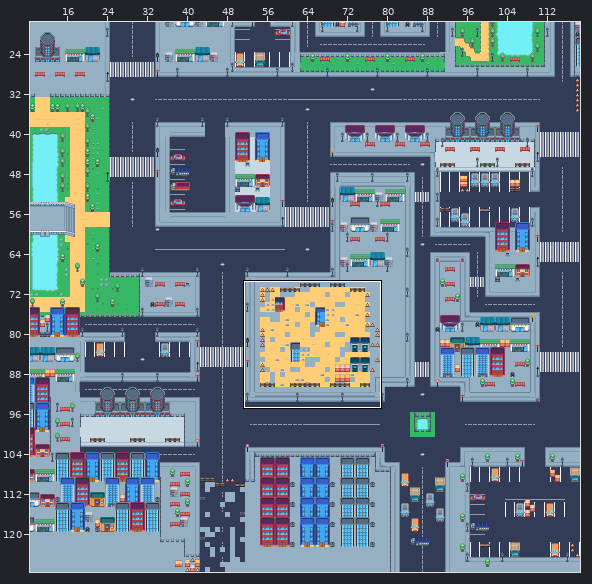
Tiled map, stored at assets/Mapas/mapa.tmx. Above: a wide view before the commit, with the close-up outlined.
Close-up. Before the commit:
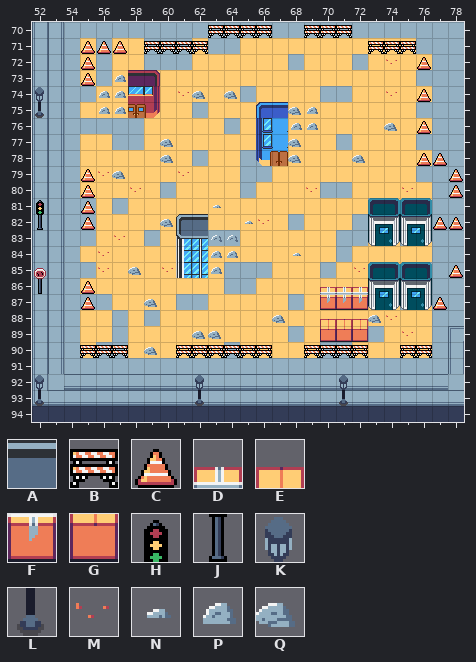
Cells are 16x16 px. Shown: x 52..78, y 70..94. The commit also changed other parts of the map, which this record leaves out.
Key: from "level1": A 141, B 537, C 543, D 738, E 740, F 802, G 804, H 1496, J 1560, K 1695, L 1759, M 3092, N 3093, P 3157, Q 3221.
_ is an empty cell.
Layers that did not change in this view are not listed.
Layer "hierba" before, first column x 52:
70 ___________BBBB__BBB_______
71 ___CCC_BBBB__________BBB___
72 ___C__________________M_C__
73 ___C_P_____________________
74 K___PP___MQ_Q_________M_C__
75 L___PP__________QP_________
76 ________________PP____Q_C__
77 ________Q_______Q__________
78 ________Q_______Q___Q___CC_
79 ___CMQ___M________________C
80 ___C__M__________M_____M__C
81 H__C_______N_______________
82 J__C____Q_A__NM__________CC
83 _____M_____PP______________
84 ____M______PP___N__________
85 ____M_Q_M__P________M_____C
86 ___C______________DDD______
87 ___C___Q__________FFF____C_
88 _______________Q__EEEQM____
89 __________QQ______GGG__M___
90 ___BBB_Q_BBBBBB__BBBB__BB__
91 ___________________________
92 K_________K________K_______
93 L_________L________L_______
94 ___________________________
The result:
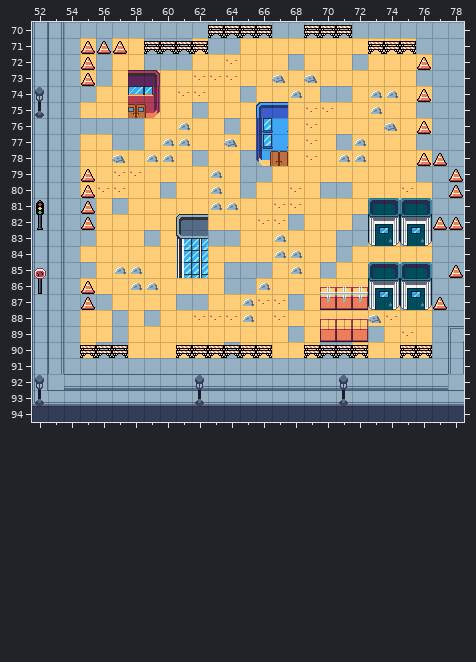
Tiles of an added or newly shown layer are drawn over the layers below it.
Difference:
Layer "adicionales" (added):
y 72: x 64 _ -> M
y 73: x 62..64 ___ -> MMM; x 67 _ -> Q; x 69 _ -> Q
y 74: x 62 _ -> M; x 68 _ -> P; x 73..74 __ -> PP
y 75: x 69..70 __ -> MM; x 73 _ -> P
y 76: x 61 _ -> P; x 69 _ -> M
y 77: x 60..61 __ -> PP; x 64 _ -> Q; x 69 _ -> M; x 72 _ -> P
y 78: x 57 _ -> Q; x 59..60 __ -> PP; x 69 _ -> M; x 71..72 __ -> PP
y 79: x 57..58 __ -> MM; x 63 _ -> P
y 80: x 56..57 __ -> MM; x 63 _ -> P; x 68 _ -> M
y 81: x 63..64 __ -> PP; x 67..68 __ -> MM
y 82: x 67 _ -> M
y 83: x 67 _ -> P
y 84: x 67..68 __ -> PP
y 85: x 57..58 __ -> PP; x 68 _ -> P
y 86: x 58..59 __ -> PP; x 66 _ -> P
y 87: x 65..67 ___ -> PMM
y 88: x 62..65 ____ -> MMMP; x 67 _ -> M
Layer "hierba":
y 72: x 74 M -> _
y 73: x 57 P -> _
y 74: x 56..57 PP -> __; x 62 Q -> _; x 64 Q -> _; x 74 M -> _
y 75: x 56..57 PP -> __; x 68..69 QP -> __
y 76: x 68..69 PP -> __
y 77: x 60 Q -> _; x 68 Q -> _
y 78: x 60 Q -> _; x 68 Q -> _; x 72 Q -> _
y 79: x 56..57 MQ -> __; x 61 M -> _
y 80: x 58 M -> _; x 69 M -> _
y 81: x 63 N -> _
y 82: x 60 Q -> _; x 65 N -> _
y 83: x 57 M -> _; x 63..64 PP -> __
y 84: x 56 M -> _; x 63..64 PP -> __; x 68 N -> _
y 85: x 56 M -> _; x 58 Q -> _; x 60 M -> _; x 63 P -> _; x 72 M -> _
y 87: x 59 Q -> _
y 88: x 67 Q -> _
y 89: x 62..63 QQ -> __
y 90: x 59 Q -> _
